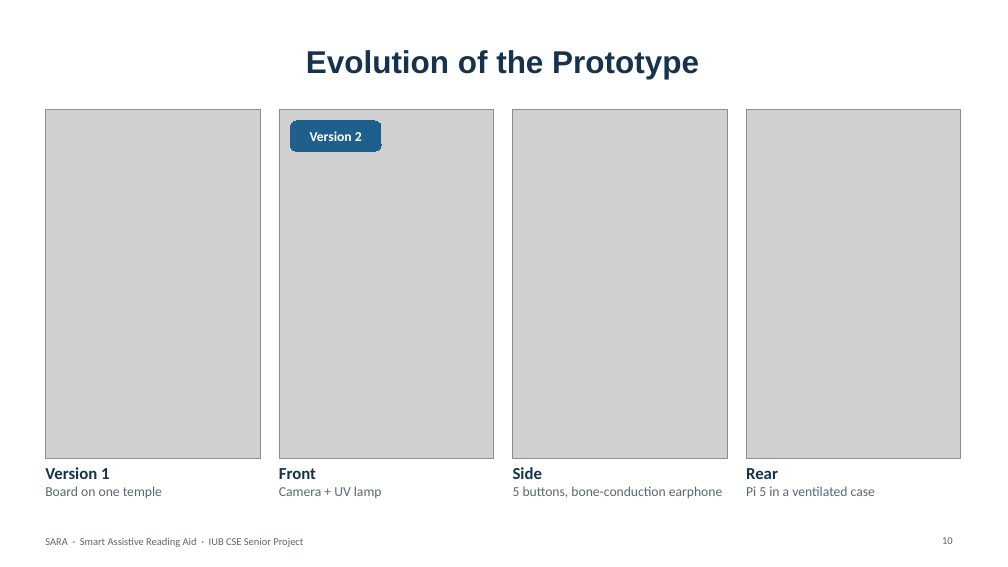
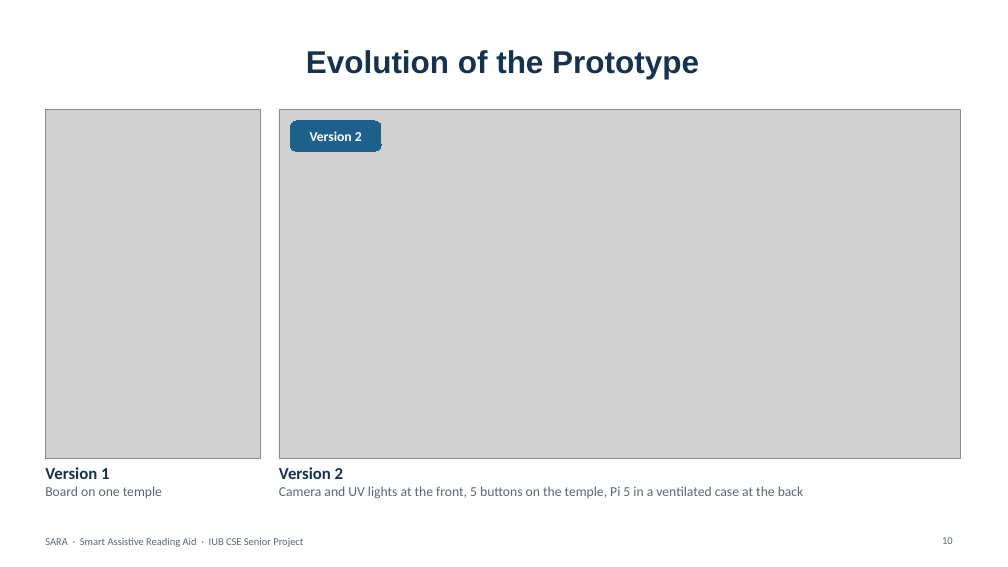
Before and after one commit to aflam330/Senior_project_wearable_glass_for_blind_people_using_ocr_and_ylo, a slide deck: slide 10 of Thesis Report and paper/thesis report/slides/SARA_Presentation.pptx. Drawn at 1008x567 pixels with LibreOffice and Linux fonts; fonts in the diff are those of the drawing; grey boxes stand for pictures; background and template pictures are left out. Boxes give left, top, right and bottom in pixels: in the first picture for what was removed or moved away, otherwise in the second. Text is boxed around its words. In the diff, an @@ line names an element or a change of style, - is before the commit and + after.

```diff
--- a/Thesis Report and paper/thesis report/slides/SARA_Presentation.pptx
+++ b/Thesis Report and paper/thesis report/slides/SARA_Presentation.pptx
@@ picture resized from (x1=279, y1=110, x2=494, y2=459) to (x1=279, y1=110, x2=961, y2=459) @@
@@ picture removed at (x1=513, y1=110, x2=727, y2=459) @@
@@ picture removed at (x1=746, y1=110, x2=961, y2=459) @@
@@ text at (x1=279, y1=467, x2=804, y2=499): text changed @@
-Front
-Camera + UV lamp
+Version 2
+Camera and UV lights at the front, 5 buttons on the temple, Pi 5 in a ventilated case at the back
@@ text removed at (x1=513, y1=467, x2=722, y2=498) @@
-Side
-5 buttons, bone-conduction earphone
@@ text removed at (x1=746, y1=468, x2=875, y2=496) @@
-Rear
-Pi 5 in a ventilated case
```
Also in this commit, not shown: 1 other slide changed, 11 other files.
